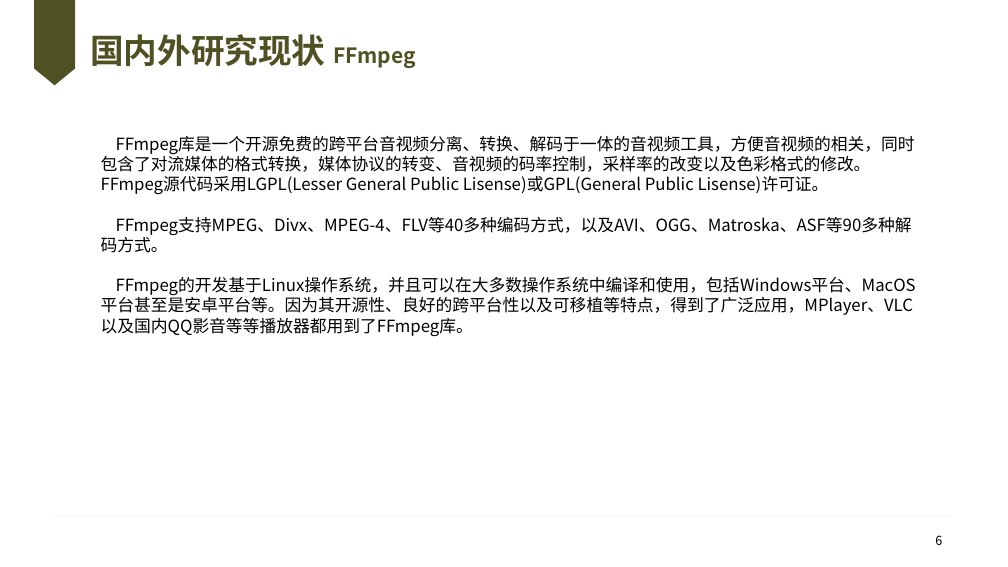
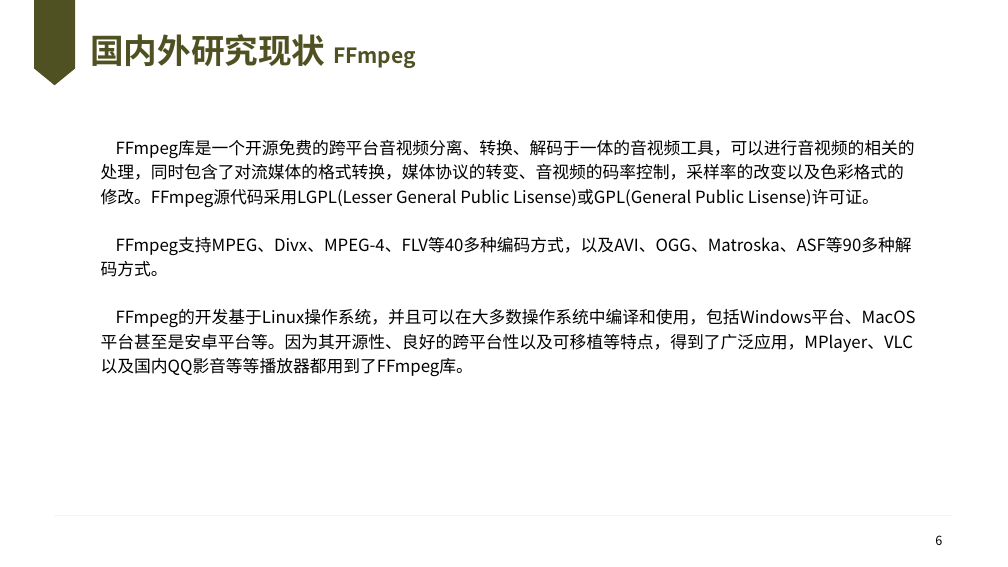
Before and after one commit to knoxnoe/GraduationProject, a slide deck: slide 6 of doc/paper/v2/缑通旺-开题.pptx. Drawn at 1008x567 pixels with LibreOffice and Linux fonts; fonts in the diff are those of the drawing; background and template pictures are left out. Boxes give left, top, right and bottom in pixels: in the first picture for what was removed or moved away, otherwise in the second. Text is boxed around its words. In the diff, an @@ line names an element or a change of style, - is before the commit and + after.

```diff
--- a/doc/paper/v2/缑通旺-开题.pptx
+++ b/doc/paper/v2/缑通旺-开题.pptx
@@ text at box(101, 140, 915, 208): text changed @@
-FFmpeg库是一个开源免费的跨平台音视频分离、转换、解码于一体的音视频工具，方便音视频的相关，同时包含了对流媒体的格式转换，媒体协议的转变、音视频的码率控制，采样率的改变以及色彩格式的修改。FFmpeg源代码采用LGPL(Lesser General Public Lisense)或GPL(General Public Lisense)许可证。
+FFmpeg库是一个开源免费的跨平台音视频分离、转换、解码于一体的音视频工具，可以进行音视频的相关的处理，同时包含了对流媒体的格式转换，媒体协议的转变、音视频的码率控制，采样率的改变以及色彩格式的修改。FFmpeg源代码采用LGPL(Lesser General Public Lisense)或GPL(General Public Lisense)许可证。
@@ text at box(101, 237, 916, 377): line spacing 1 to 1.2 @@
```
Also in this commit, not shown: 11 other slides changed, 10 other files.
